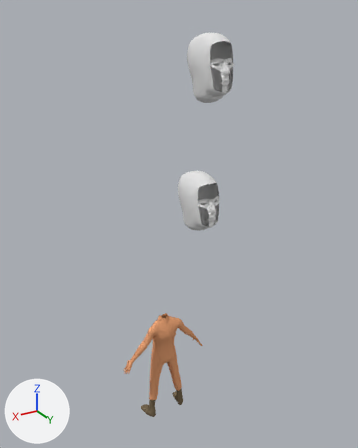
A saved change to the Blender file BlendFilesForUnity/R_CharacterModel.blend.
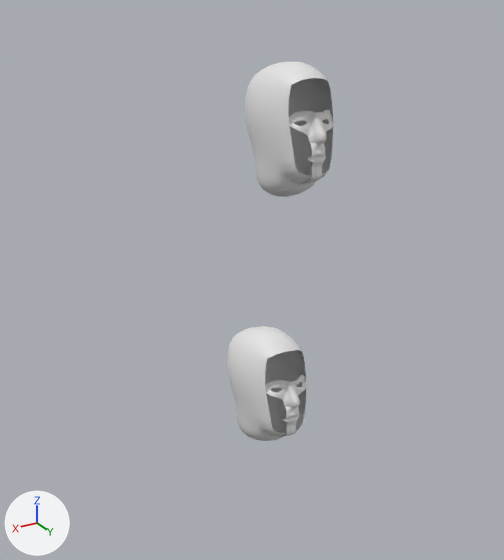
There are two pictures of each version: one whole from a 50 mm lens placed at (7.5, 13.7, 14.7), pointed at (-6.7, -9.9, 2.9), one close up on the part from 17% to 90% of the width and 0% to 65% of the height. Lighting does not change. The marker at lower left points along +X, +Y and +Z.
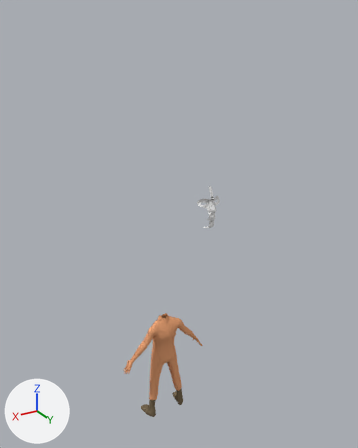
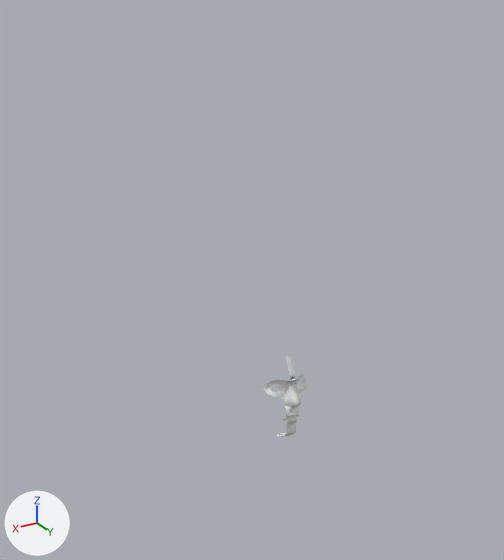
The change, as a diff of the scene's bpy script:
```diff
--- a/BlendFilesForUnity/R_CharacterModel.blend.py
+++ b/BlendFilesForUnity/R_CharacterModel.blend.py
@@ me_plane_001 @@
 # used by ob_plane_001; location = (-15.21, -17.38, 11.46); rotation_euler = (1.571, 0.0, 0.0), in degrees (90, 0, 0)
-me_plane_001.from_pydata(...)  # 203 vertices, 158 faces; spans x -1.1..0.0, y -2.88..0.03, z -0.4..1.01
+me_plane_001.from_pydata(...)  # 225 vertices, 164 faces, 10 loose edges; spans x -1.28..0.0, y -2.88..0.95, z -0.4..1.31
+# me_plane_001 part 1
+# 22 vertices are added at x -1.28..0.0, y -1.56..0.95, z 0.05..1.31
+# 10 loose edges are added
+# 6 new faces join them
@@ ob_cube_001 @@
-ob_cube_001 = bpy.data.objects.new('Cube.001', me_cube)
-ob_cube_001.location = (-14.33, -18.78, -2.9)
@@ ob_plane @@
-ob_plane = bpy.data.objects.new('Plane', me_plane)
-ob_plane.location = (-14.34, -17.38, 0.65)
-ob_plane.rotation_euler = (1.571, 0.0, 0.0)  # degrees (90, 0, 0)
-_m = ob_plane.modifiers.new('Mirror', 'MIRROR')
-_m.use_clip = True
-_m = ob_plane.modifiers.new('Subsurf', 'SUBSURF')
-_m.render_levels = 0
@@ ob_cube_002 @@
-ob_cube_002 = bpy.data.objects.new('Cube.002', me_cube_001)
-ob_cube_002.location = (-15.2, -18.78, 7.9)
@@ ob_plane_001 @@
 ob_plane_001 = bpy.data.objects.new('Plane.001', me_plane_001)
-ob_plane_001.location = (-15.21, -17.38, 11.46)
+ob_plane_001.location = (-14.33, -17.38, 0.67)
 ob_plane_001.rotation_euler = (1.571, 0.0, 0.0)  # degrees (90, 0, 0)
```

Location of each change, [x1, y1, x2, y2] in pixels of the close-ups (504 x 560 px):
'Cube.002', deleted: before [245, 62, 333, 197]
'Cube.001', deleted: before [227, 326, 306, 441]
'Plane.001', reshaped, moved: before [289, 110, 334, 184]; after [264, 356, 307, 437]
'Plane', deleted: before [266, 375, 307, 437]
part 1 of me_plane_001, added: after [286, 356, 296, 381]
